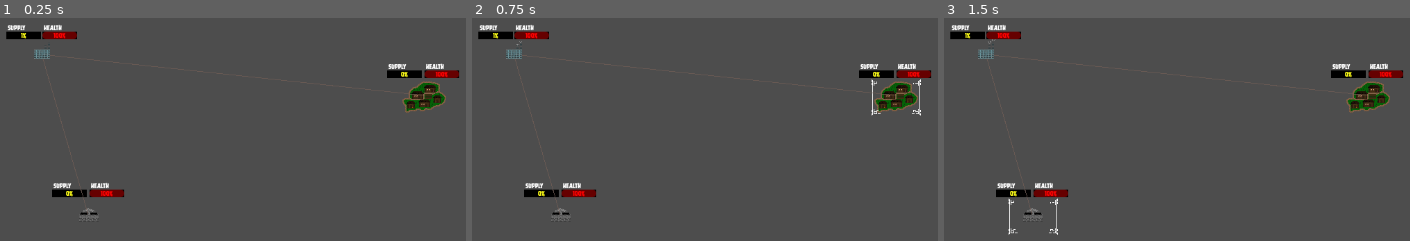
Above: before the commit, frames 1-3 (left to right).
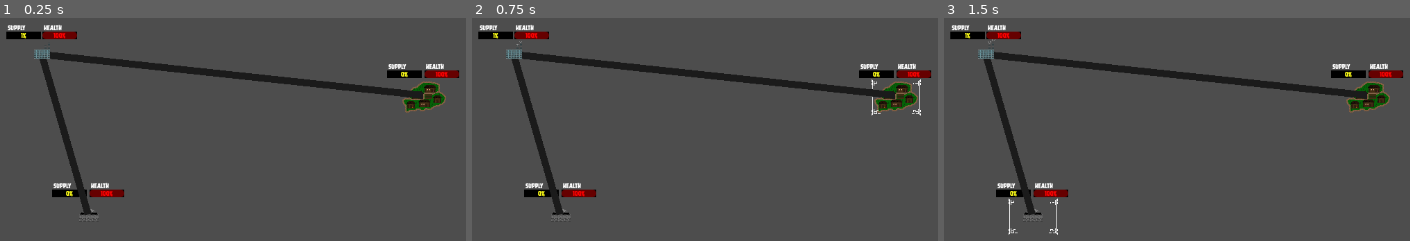
Above: after the commit, the same moments.

Repository: lewis785/ludum-dare-53
Game: Godot game, scene res://scenes/davids_scene.tscn
The game is run twice, just before and just after one commit, with the same random seed, the same clock (stepped at 60 frames per second) and the same inputs. This scene is started directly instead of the project's main scene.
Inputs (mouse positions are in pixels of both pictures, inside the frame that each line leads up to):
- Up to frame 1 (0.25 s): no input
- Up to frame 2 (0.75 s): tap Enter at 0.5 s; move the mouse to (896, 96) at 0.52 s; press the mouse at (896, 96) at 0.53 s
- Up to frame 3 (1.5 s): tap Space at 1.25 s; move the mouse to (1032, 214) at 1.27 s; release the mouse at (1032, 214) at 1.28 s; tap S (camera_down) at 1.35 s; click (1032, 214) at 1.42 s

The runs differ from the first frame. In frame 1, 3.6% of the frame differs, in the area x 8-91%, y 15-89%; in frame 2, 3.6%; in frame 3, 3.6%.

Commit message:
fear(wip): shader code

Diff:
--- a/scenes/roads/roads.gd
+++ b/scenes/roads/roads.gd
@@ -1,6 +1,9 @@
 extends Node2D
 
 const Structure = preload("res://scenes/structure/structure.gd")
+var roadShader: ShaderMaterial = load("res://shaders/roads.tres")
+var goodRoadTexture = load("res://assets/terrain/road_good.png")
+var badRoadTexture = load("res://assets/terrain/road_bad.png")
 
 
 func structures(nodes : Array[Node]) -> Array[Structure]:
@@ -16,10 +19,12 @@
 func draw_road(start, end):
 
 	var line = Line2D.new()
-	# Set the points property to draw a line from (0, 0) to (100, 100)
+
+	roadShader.set_shader_parameter("texture", badRoadTexture)
+
+	line.material = roadShader
 	line.points = [start.position, end.position]
-	line.width = 1
-	line.default_color = Color(0.43921, 0.3647, 0.3372, 0.8)
+	line.width = 10
 	# Add the Line2D node as a child of the scene
 	add_child(line)
 
--- /dev/null
+++ b/shaders/roads.gdshader
@@ -0,0 +1,19 @@
+shader_type canvas_item;
+
+uniform sampler2D texture;
+
+void vertex() {
+    // Calculate texture coordinates based on the position of each vertex in the line.
+    vec2 texcoord = vec2(VERTEX.x, 0.1);
+
+    // Pass the texture coordinates to the fragment shader.
+    UV = texcoord;
+}
+
+void fragment() {
+    // Sample the texture using the UV attribute.
+    vec4 texColor = texture(texture, UV);
+
+    // Multiply the line color by the texture color.
+    COLOR.rgb *= texColor.rgb;
+}
--- /dev/null
+++ b/shaders/roads.tres
@@ -0,0 +1,8 @@
+[gd_resource type="ShaderMaterial" load_steps=3 format=3 uid="uid://c8felms4qj5q7"]
+
+[ext_resource type="Shader" path="res://shaders/roads.gdshader" id="1_exb1h"]
+[ext_resource type="Texture2D" uid="uid://lygag6mquj7f" path="res://assets/terrain/road_good.png" id="2_ttqvw"]
+
+[resource]
+shader = ExtResource("1_exb1h")
+shader_parameter/texture = ExtResource("2_ttqvw")
Binary file added: assets/terrain/road_bad.png
Not shown, added: assets/terrain/road_bad.png.import
Binary file added: assets/terrain/road_good.png
Not shown, added: assets/terrain/road_good.png.import
